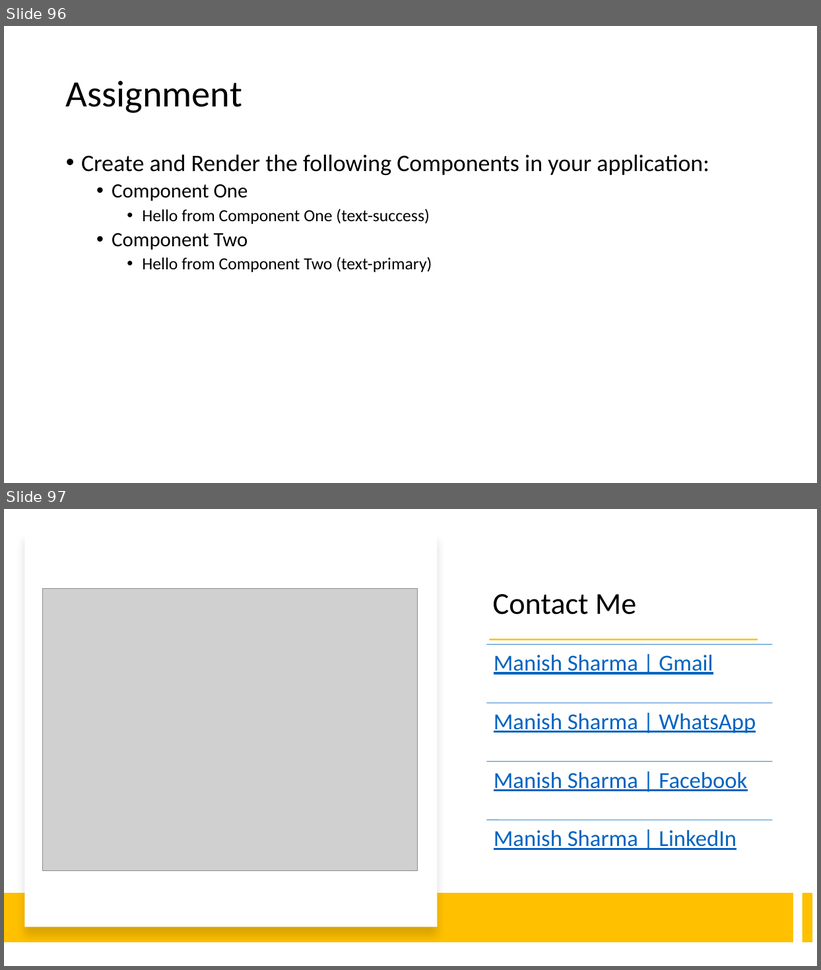
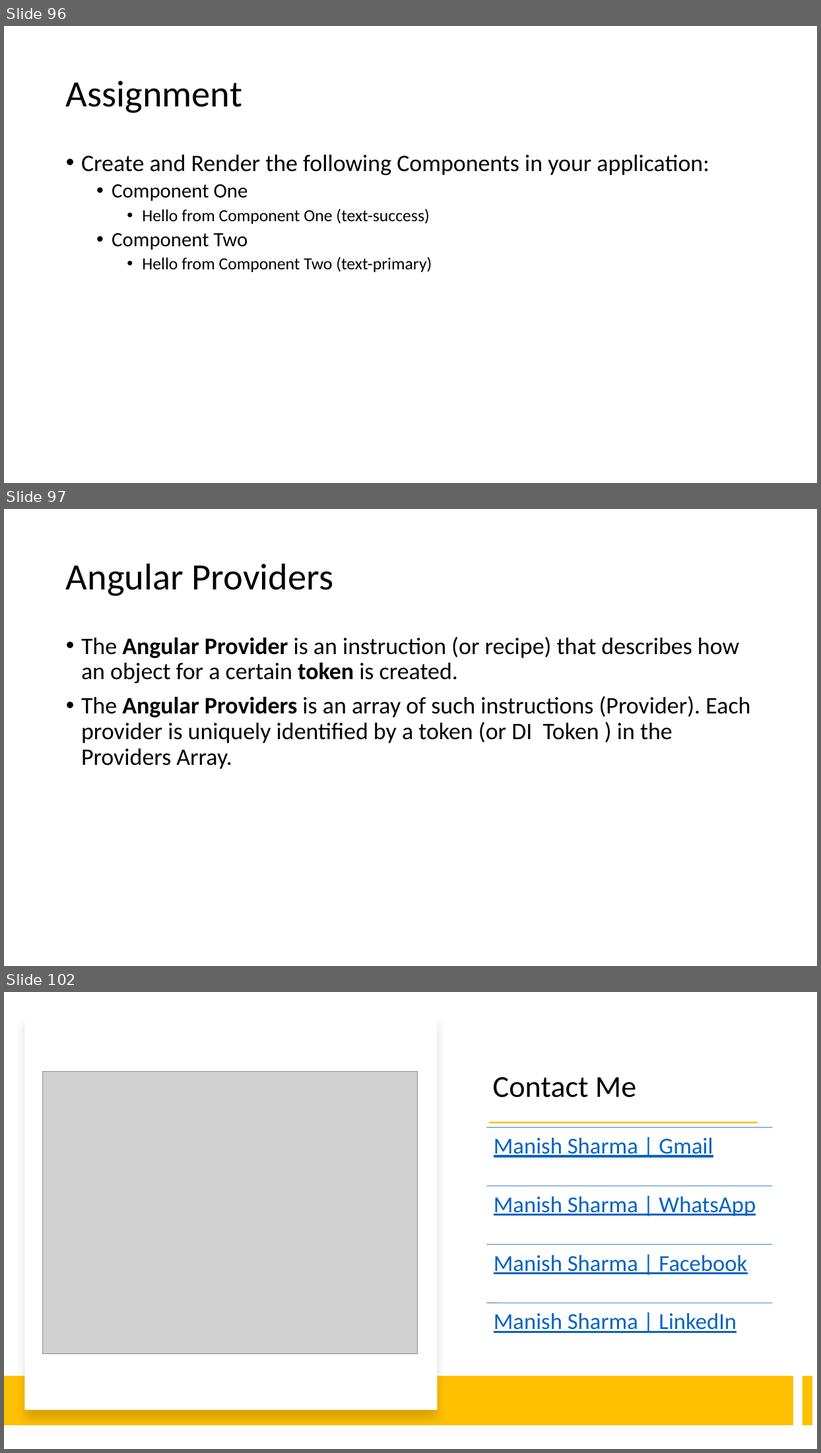
Before and after one commit to explore-with-manish/BFL_Byte_Jul23, a slide deck: Ng-Byte.pptx. Shown one above the other, each under a label of ours: slides 96 and 97 before the commit, slides 96, 97 and 102 after it; the slides between them are not shown. The pictures are 821x970 and 821x1453 pixels, drawn with LibreOffice and Linux fonts; fonts in the diff are those of the drawing; grey boxes stand for pictures. Boxes give left, top, right and bottom in pixels: in the first picture for what was removed or moved away, otherwise in the second. Text is boxed around its words. In the diff, an @@ line names an element or a change of style, - is before the commit and + after.

```diff
--- a/Ng-Byte.pptx
+++ b/Ng-Byte.pptx
@@ slide 97 added at (4, 509, 817, 966), background #FFFFFF @@
@@ title added at (66, 563, 333, 596), 44 pt, text #000000 @@
+Angular Providers
@@ text added at (81, 637, 750, 769), 28 pt, text #000000 @@
+• The Angular Provider is an instruction (or recipe) that describes how an object for a certain token is created.
+• The Angular Providers is an array of such instructions (Provider). Each provider is uniquely identified by a token (or DI Token ) in the Providers Array.
@@ what was slide 97 is now slide 102 @@
```
Also in this commit, not shown: 4 other slides added, 21 other files.
